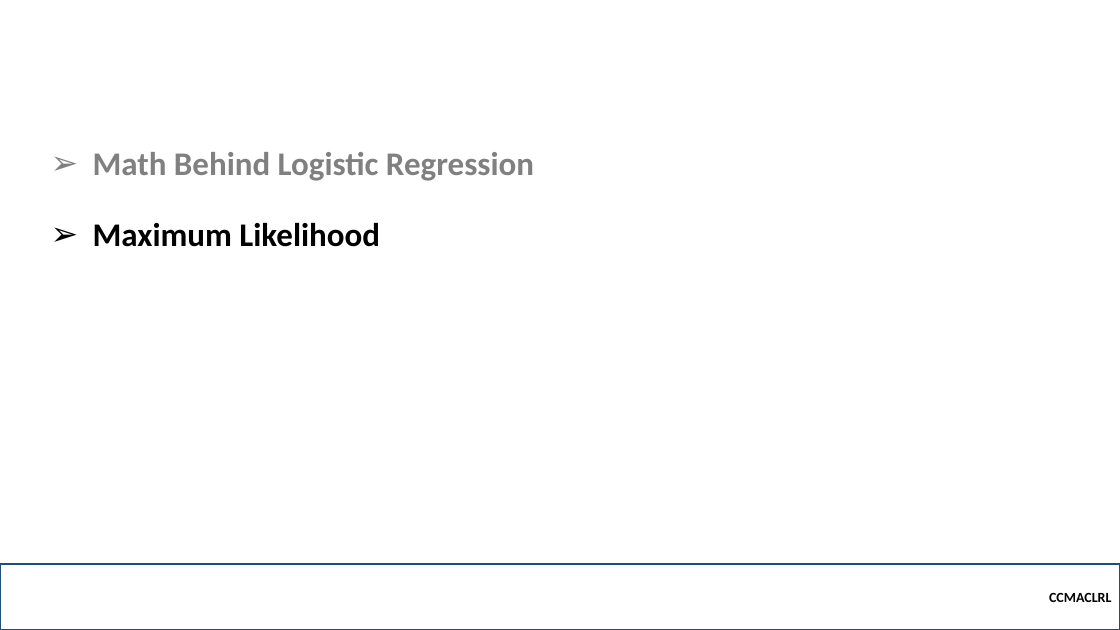
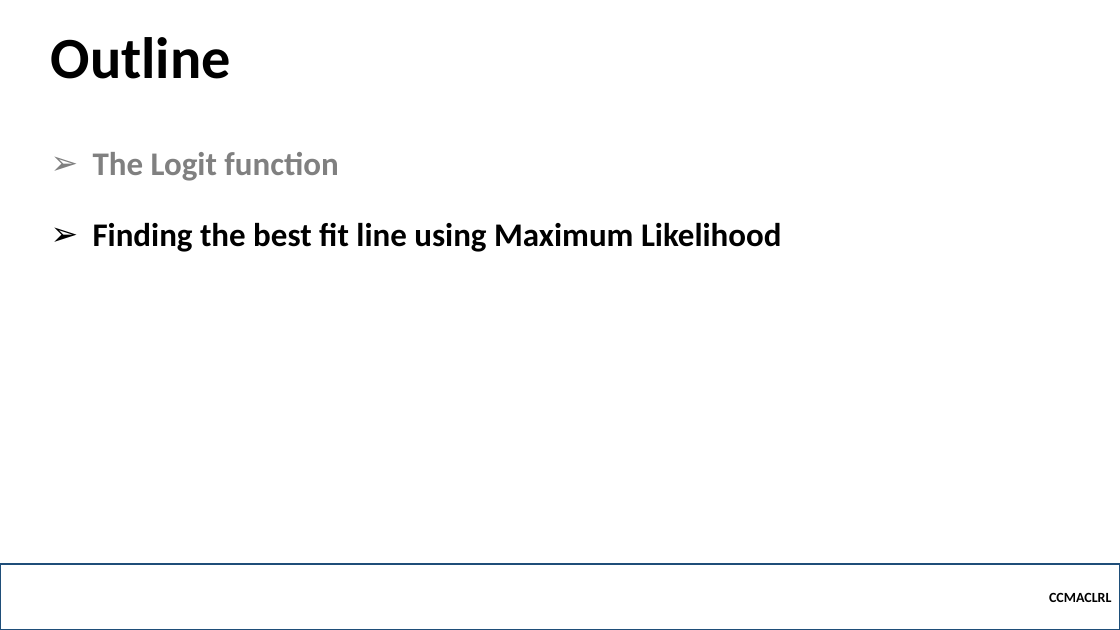
Before and after one commit to robitussin/CCMACLRL, a slide deck: slide 25 of 5 - Logistic Regression/Logistic Regression (Math).pptx (slide 47 before the commit). Drawn at 1120x630 pixels with LibreOffice and Linux fonts; fonts in the diff are those of the drawing; background and template pictures are left out. Boxes give left, top, right and bottom in pixels: in the first picture for what was removed or moved away, otherwise in the second. Text is boxed around its words. In the diff, an @@ line names an element or a change of style, - is before the commit and + after.

```diff
--- a/5 - Logistic Regression/Logistic Regression (Math).pptx
+++ b/5 - Logistic Regression/Logistic Regression (Math).pptx
@@ title added at (51, 37, 231, 79), 50 pt, text #000000, bold @@
+Outline
@@ text at (93, 152, 782, 252): text changed; text colour #808080 to #000000 @@
-➢ Math Behind Logistic Regression
-➢ Maximum Likelihood
+➢ The Logit function
+➢ Finding the best fit line using Maximum Likelihood
```
Also in this commit, not shown: 27 other slides changed, 18 slides added.
